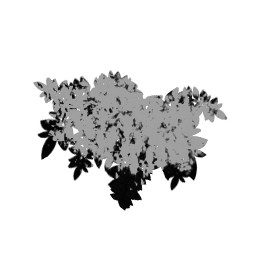
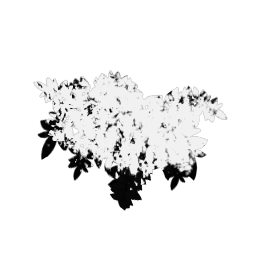
The second 256x256 image is a revision of the first. Changes to its layers:
painted on "Background" over [33, 70, 228, 191]
